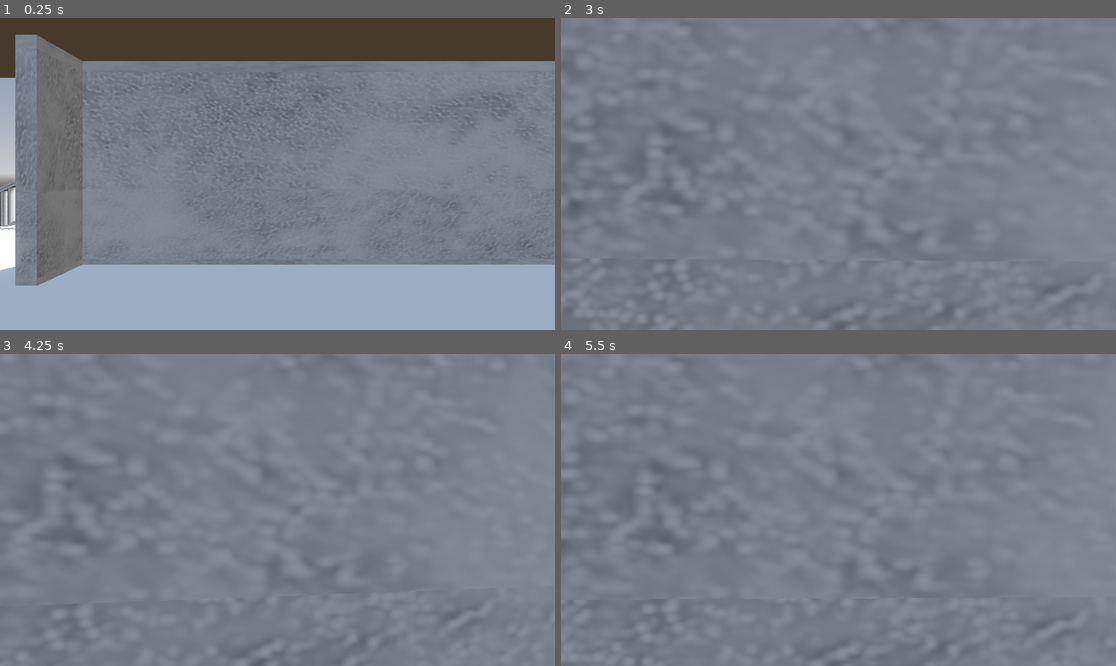
Above: before the commit, frames 1-4 (two rows, left to right).
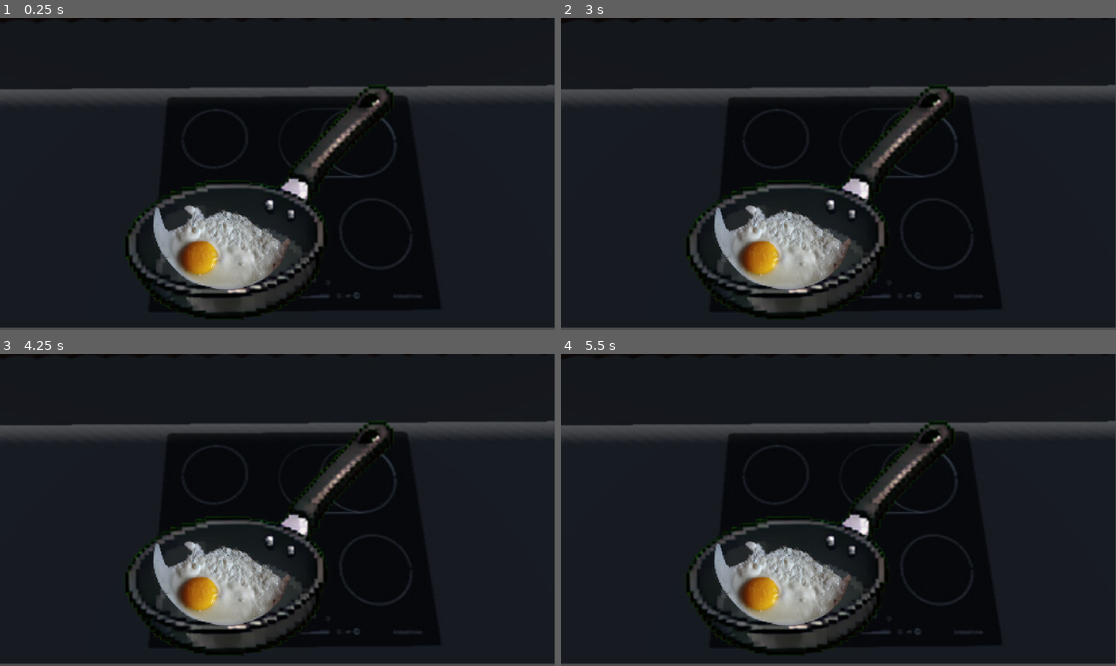
Above: after the commit, the same moments.

Repository: oneshot-death/3d-school-game
Game: Godot game, scene res://Levels/cooking_minigame.tscn
Two runs of this game, one before a commit and one after it. Both use one fixed random seed, a clock stepped at 60 frames per second and the inputs below. Before the commit the project starts from res://Assets/House/house_small_inherited.tscn.
Inputs (mouse positions are in pixels of both pictures, inside the frame that each line leads up to):
- Up to frame 1 (0.25 s): no input
- Up to frame 2 (3 s): tap Enter (ui_accept) at 0.5, 0.77, 1.52, 2, 2.75 s; move the mouse to (866, 174) at 0.52 s; hold W (move_forward) from 0.53 s (still down); tap E (interaction) every 0.75 s from 0.6 to 2.85 s; move the mouse to (810, 174) at 1.27 s; move the mouse to (849, 167) at 2.02 s; move the mouse to (832, 180) at 2.77 s
- Up to frame 3 (4.25 s): keep holding W (move_forward); tap Enter (ui_accept) at 3.02, 3.5, 3.77 s; move the mouse to (316, 513) at 3.52 s; tap E (interaction) at 3.6 s
- Up to frame 4 (5.5 s): keep holding W (move_forward); tap Enter (ui_accept) at 4.25, 4.52, 5 s; move the mouse to (794, 506) at 4.27 s; tap E (interaction) at 4.35, 5.1 s; move the mouse to (844, 510) at 5.02 s

The runs differ from the first frame. In frame 1, 99% of the frame differs, in the area x 0-100%, y 0-100%; in frame 2, 99%; in frame 3, 99%; in frame 4, 99%.

Commit message:
added animation to egg cooking

Diff:
--- a/Levels/cooking_minigame.tscn
+++ b/Levels/cooking_minigame.tscn
@@ -1,10 +1,57 @@
-[gd_scene load_steps=2 format=3 uid="uid://we8wxsnfmvks"]
+[gd_scene load_steps=8 format=3 uid="uid://we8wxsnfmvks"]
 
-[ext_resource type="Texture2D" uid="uid://db5vuu8f2gasf" path="res://Assets/Kitchen/stove_cropped.jpg" id="1_61hay"]
+[ext_resource type="Texture2D" uid="uid://db5vuu8f2gasf" path="res://Assets/Kitchen/stove_cropped.jpg" id="1_cp0dv"]
+[ext_resource type="Texture2D" uid="uid://c8wrt22bpxnws" path="res://Assets/Kitchen/frying-pan-temp.png" id="2_4xaru"]
+[ext_resource type="Texture2D" uid="uid://dtcorc7muhpdv" path="res://Assets/Sprites/cooking-sheet.png" id="3_cp0dv"]
 
-[node name="Node2D" type="Node2D"]
+[sub_resource type="AtlasTexture" id="AtlasTexture_h635q"]
+atlas = ExtResource("3_cp0dv")
+region = Rect2(0, 0, 1395, 786)
 
-[node name="TextureRect" type="TextureRect" parent="."]
-offset_right = 1153.0
-offset_bottom = 649.0
-texture = ExtResource("1_61hay")
+[sub_resource type="AtlasTexture" id="AtlasTexture_vl7ry"]
+atlas = ExtResource("3_cp0dv")
+region = Rect2(1395, 0, 1395, 786)
+
+[sub_resource type="AtlasTexture" id="AtlasTexture_nfc48"]
+atlas = ExtResource("3_cp0dv")
+region = Rect2(2790, 0, 1395, 786)
+
+[sub_resource type="SpriteFrames" id="SpriteFrames_6xssh"]
+animations = [{
+"frames": [{
+"duration": 15.0,
+"texture": SubResource("AtlasTexture_h635q")
+}, {
+"duration": 10.0,
+"texture": SubResource("AtlasTexture_vl7ry")
+}, {
+"duration": 1.0,
+"texture": SubResource("AtlasTexture_nfc48")
+}],
+"loop": false,
+"name": &"cooking",
+"speed": 1.0
+}]
+
+[node name="Cooking" type="Node2D"]
+
+[node name="MarginContainer" type="MarginContainer" parent="."]
+offset_right = 1151.0
+offset_bottom = 643.0
+
+[node name="TextureRect" type="TextureRect" parent="MarginContainer"]
+layout_mode = 2
+texture = ExtResource("1_cp0dv")
+
+[node name="Pan" type="Sprite2D" parent="MarginContainer"]
+position = Vector2(541.945, 400.664)
+scale = Vector2(2.76, 2.76)
+texture = ExtResource("2_4xaru")
+
+[node name="AnimatedSprite2D" type="AnimatedSprite2D" parent="MarginContainer/Pan"]
+position = Vector2(-46.1981, 30.019556)
+scale = Vector2(0.1, 0.1)
+sprite_frames = SubResource("SpriteFrames_6xssh")
+animation = &"cooking"
+frame = 2
+frame_progress = 1.0
--- a/project.godot
+++ b/project.godot
@@ -11,7 +11,7 @@
 [application]
 
 config/name="school_game"
-run/main_scene="uid://cmr6gx04nernq"
+run/main_scene="uid://we8wxsnfmvks"
 config/features=PackedStringArray("4.5", "Forward Plus")
 config/icon="res://icon.svg"
 
Binary file added: Assets/Kitchen/frying-pan-temp.png
Not shown, added: Assets/Kitchen/frying-pan-temp.png.import
Not shown, added: .DS_Store
Not shown, added: Assets/.DS_Store
